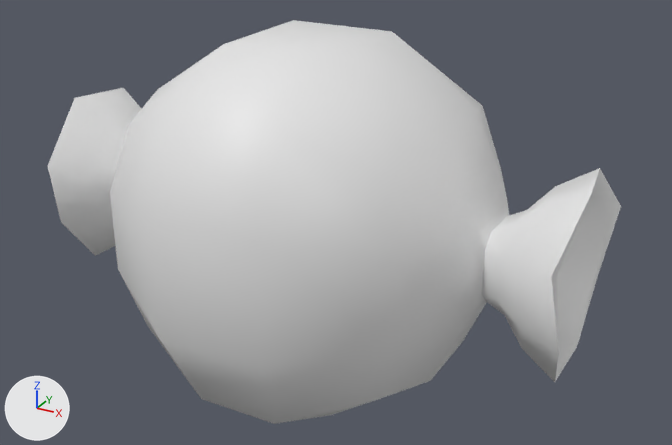
What one commit did to the FBX model Assets/Models/Bedroom_Stuffs/Candy_6.fbx.
One viewpoint serves both versions: a 50 mm camera at (0.305, -0.519, 0.26) aimed at (0.015, 0.007, -0.003). The lights are fixed; the arrows at lower left show +X, +Y and +Z. The older version comes first. Where no turn or scale is listed for an object, it has been applied to the vertices.

Objects in the first picture: 'Candy_6'.
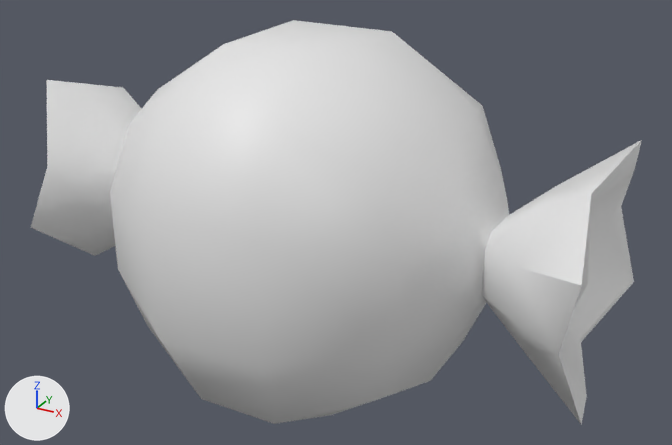
What differs and where, as boxes (x1, y1, x2, y2) in the pictures (672 x 445 px):
'Candy_6', reshaped (7% wider): before (48, 20, 621, 424); after (31, 20, 642, 425)
part 1 of me_candy_6_001, built on: before (482, 169, 621, 382); after (482, 140, 642, 425)
part 2 of me_candy_6_001, surface changed: before (48, 88, 600, 382); after (31, 80, 640, 424)

What the commit changed:
me_candy_6_001 is used by ob_candy_6; location (0.0, 0.0, 0.0).
me_candy_6_001 had 138 vertices, 148 faces and spanned x -0.19..0.197, y -0.127..0.127, z -0.127..0.127.
me_candy_6_001 now has 122 vertices, 132 faces and spans x -0.211..0.209, y -0.127..0.127, z -0.127..0.127.
Part 1, on me_candy_6_001:
8 vertices are removed from x 0.148..0.149, y -0.032..0.032, z -0.032..0.032.
16 faces are deleted.
8 vertices move from x 0.187..0.188, y -0.061..0.062, z -0.062..0.062 to x 0.208..0.209, y -0.08..0.081, z -0.081..0.081.
8 new faces join them.
me_candy_6_001 part 2: 16 kept faces spanning x -0.211..0.209, y -0.08..0.081, z -0.081..0.081 get new texture (UV) coordinates.
Other edits to the shape of me_candy_6_001 do not show in these pictures.
